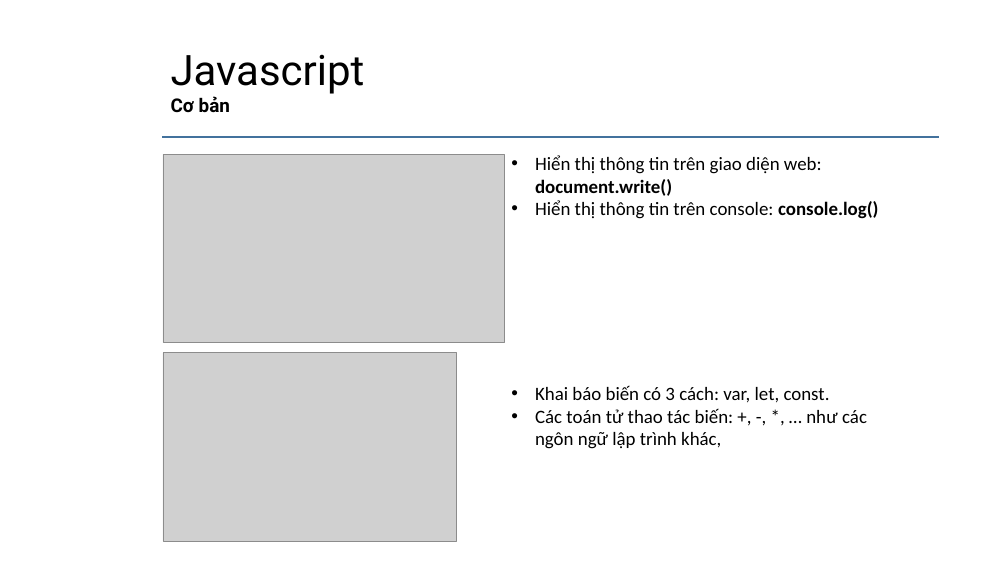
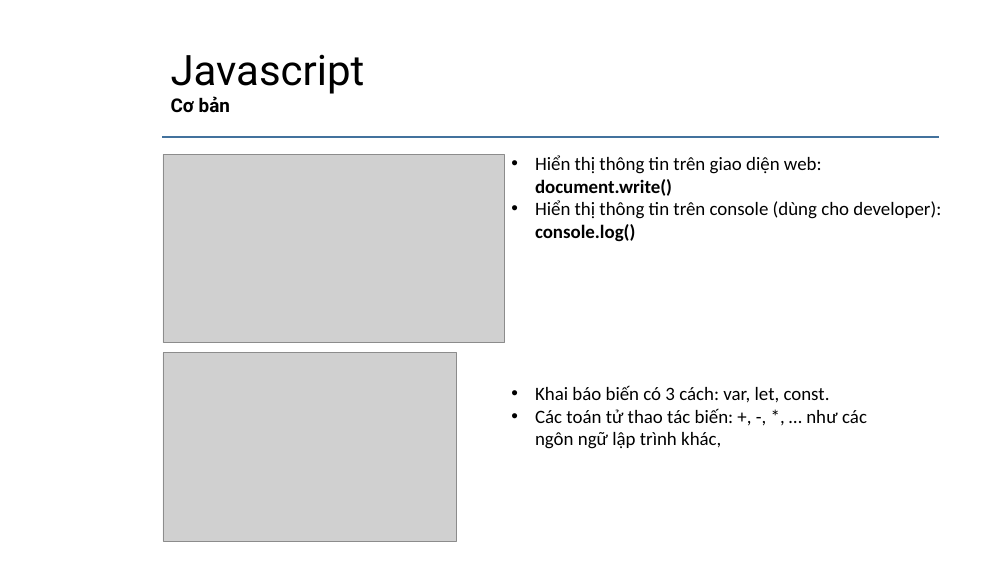
Before and after one commit to daotuyen9244/Indruino-Iot-Project, a slide deck: slide 9 of FW/Minh/Task4/Task4 - Minh.pptx. Drawn at 1008x567 pixels with LibreOffice and Linux fonts; fonts in the diff are those of the drawing; grey boxes stand for pictures; background and template pictures are left out. Boxes give left, top, right and bottom in pixels: in the first picture for what was removed or moved away, otherwise in the second. Text is boxed around its words. In the diff, an @@ line names an element or a change of style, - is before the commit and + after.

```diff
--- a/FW/Minh/Task4/Task4 - Minh.pptx
+++ b/FW/Minh/Task4/Task4 - Minh.pptx
@@ text at (535,200,941,242): text changed @@
-• Hiển thị thông tin trên console: console.log()
+• Hiển thị thông tin trên console (dùng cho developer): console.log()
```
Also in this commit, not shown: 2 other slides changed, 2 slides added, 1 other file.
